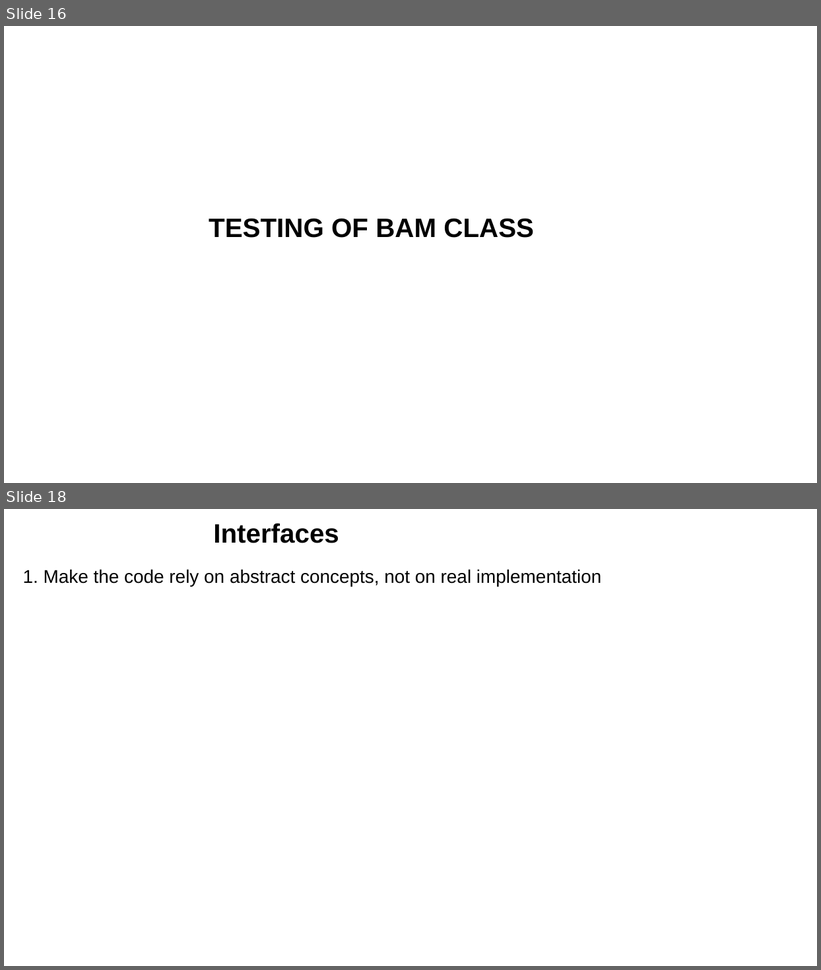
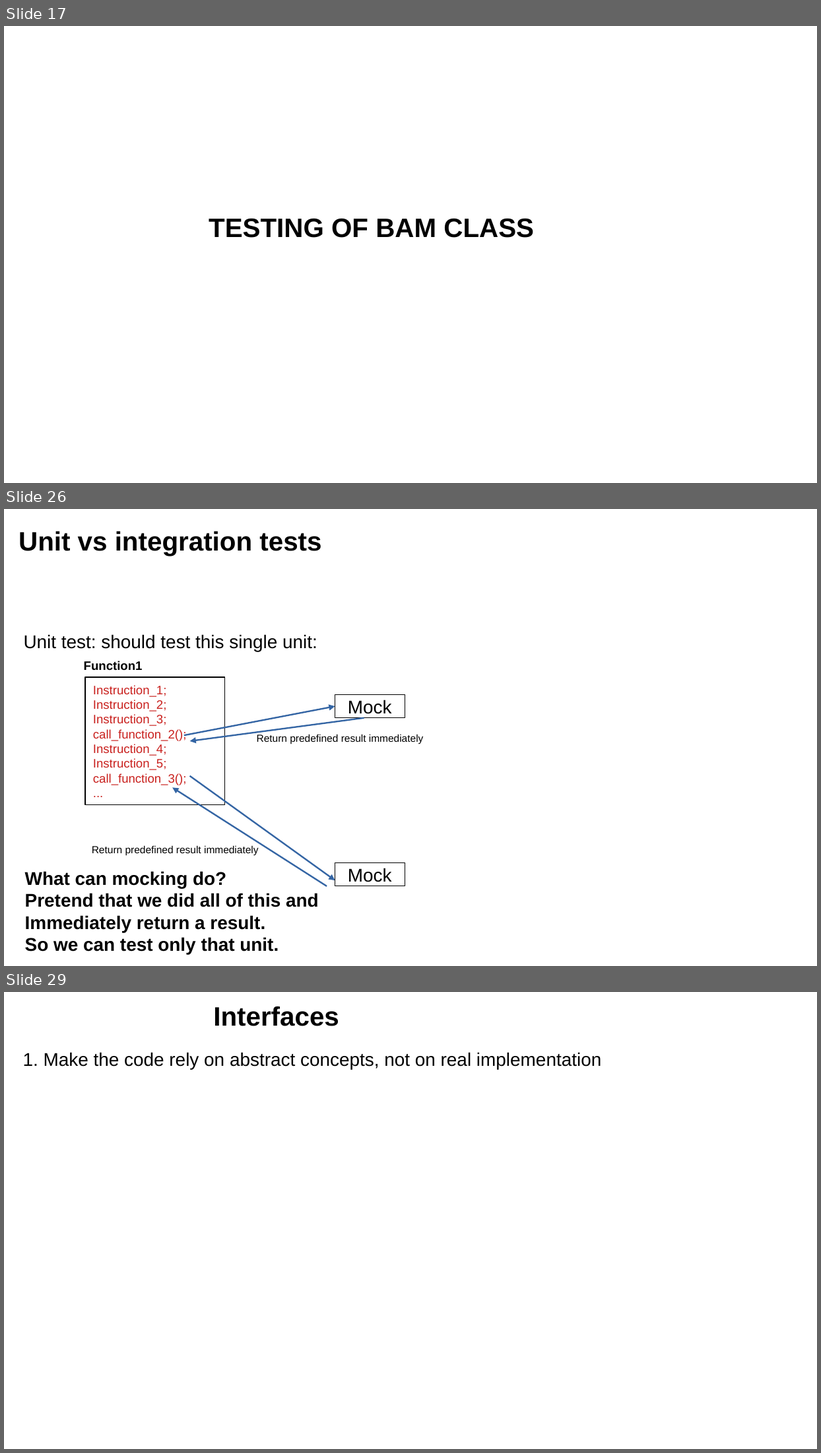
Before and after one commit to leoisl/mocking_grp_meeting, a slide deck: slides/slides.odp. Shown one above the other, each under a label of ours: slides 16 and 18 before the commit, slides 17, 26 and 29 after it; the slides between them are not shown. The pictures are 821x970 and 821x1453 pixels, drawn with LibreOffice and Linux fonts; fonts in the diff are those of the drawing. Boxes give left, top, right and bottom in pixels: in the first picture for what was removed or moved away, otherwise in the second. Text is boxed around its words. In the diff, an @@ line names an element or a change of style, - is before the commit and + after.

```diff
--- a/slides/slides.odp
+++ b/slides/slides.odp
@@ slide 26 added at bbox=[4, 509, 817, 966], background #FFFFFF @@
@@ text added at bbox=[19, 531, 321, 556], 26 pt, text #000000, bold @@
+Unit vs integration tests
@@ text added at bbox=[24, 634, 318, 652], 18 pt, text #000000 @@
+Unit test: should test this single unit:
@@ text added at bbox=[84, 661, 143, 670], 12 pt, text #000000, bold @@
+Function1
@@ rectangle added at bbox=[85, 677, 224, 805], outline #000000 0.99 pt, 12 pt, text #C9211E @@
+Instruction_1;
+Instruction_2;
+Instruction_3;
+call_function_2();
+Instruction_4;
+Instruction_5;
+call_function_3();
+...
@@ rectangle added at bbox=[335, 695, 405, 718], outline #000000 0 pt, 18 pt, text #000000 @@
+Mock
@@ arrow added from (184, 735) to (335, 707), #3465A4 1.5 pt @@
@@ arrow added from (364, 718) to (190, 741), #3465A4 1.5 pt @@
@@ text added at bbox=[257, 734, 424, 744], 10 pt, text #000000 @@
+Return predefined result immediately
@@ arrow added from (190, 776) to (335, 881), #3465A4 1.5 pt @@
@@ arrow added from (327, 887) to (172, 788), #3465A4 1.5 pt @@
@@ text added at bbox=[92, 846, 259, 856], 10 pt, text #000000 @@
+Return predefined result immediately
@@ rectangle added at bbox=[335, 863, 405, 886], outline #000000 0 pt, 18 pt, text #000000 @@
+Mock
@@ text added at bbox=[25, 871, 319, 955], 18 pt, text #000000, bold @@
+What can mocking do?
+Pretend that we did all of this and
+Immediately return a result.
+So we can test only that unit.
@@ what was slide 16 is now slide 17 @@
@@ what was slide 18 is now slide 29 @@
```
Also in this commit, not shown: 7 slides changed, 12 other slides added, 2 slides removed, 8 other files.
